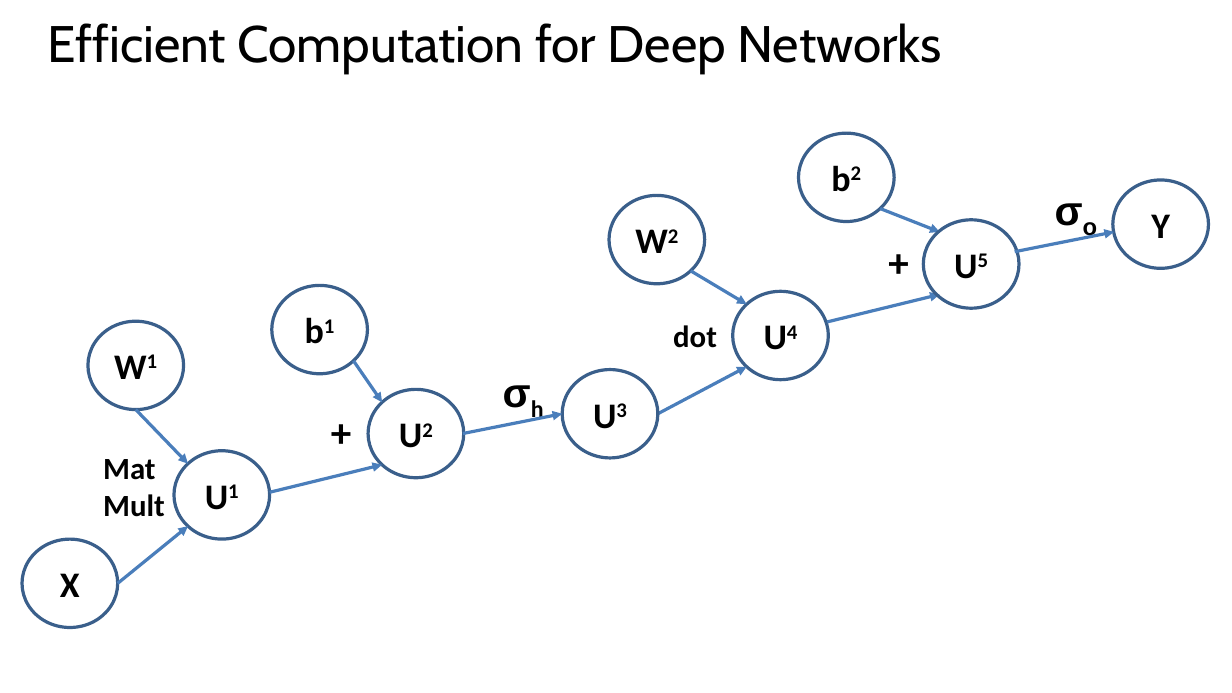
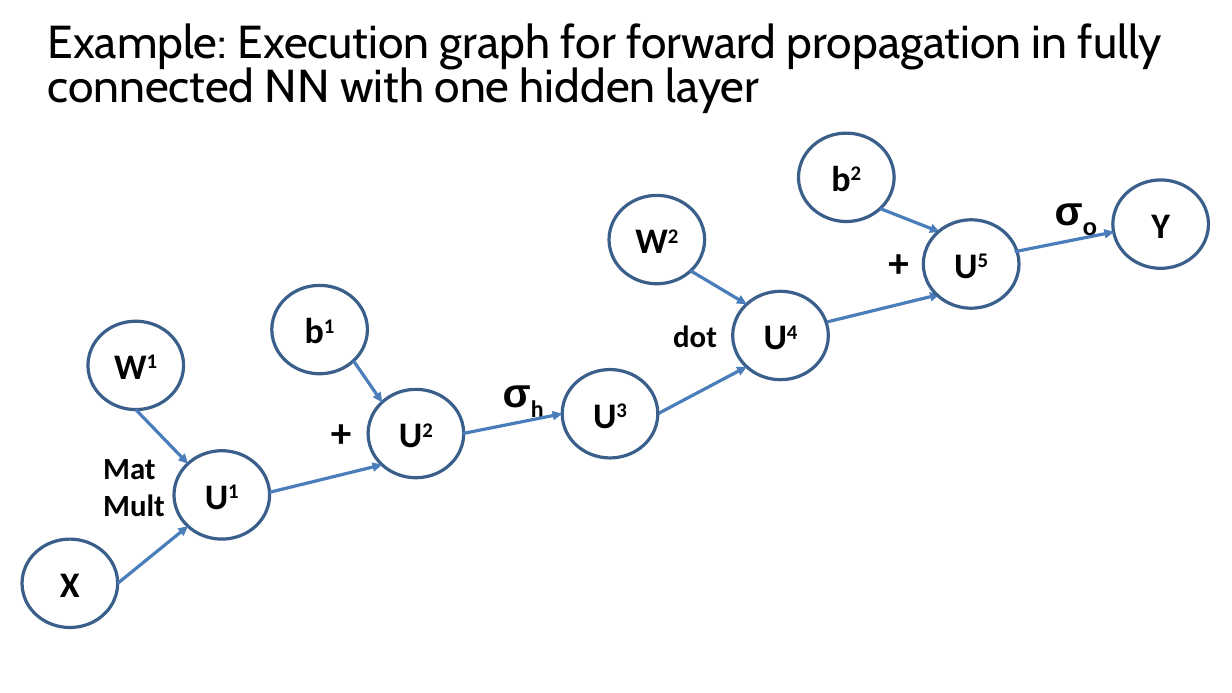
Before and after one commit to StephenElston/CSCI-E25, a slide deck: slide 50 of Slides/5_BuildingBlocksOfDeepLearning.pptx (slide 40 before the commit). Drawn at 1232x693 pixels with LibreOffice and Linux fonts; fonts in the diff are those of the drawing. Boxes give left, top, right and bottom in pixels: in the first picture for what was removed or moved away, otherwise in the second. Text is boxed around its words. In the diff, an @@ line names an element or a change of style, - is before the commit and + after.

```diff
--- a/Slides/5_BuildingBlocksOfDeepLearning.pptx
+++ b/Slides/5_BuildingBlocksOfDeepLearning.pptx
@@ title at box(48, 23, 1162, 113): text changed; size 40 to 36 pt @@
-Efficient Computation for Deep Networks
+Example: Execution graph for forward propagation in fully connected NN with one hidden layer
```
Also in this commit, not shown: 2 other slides changed, 11 slides added.
